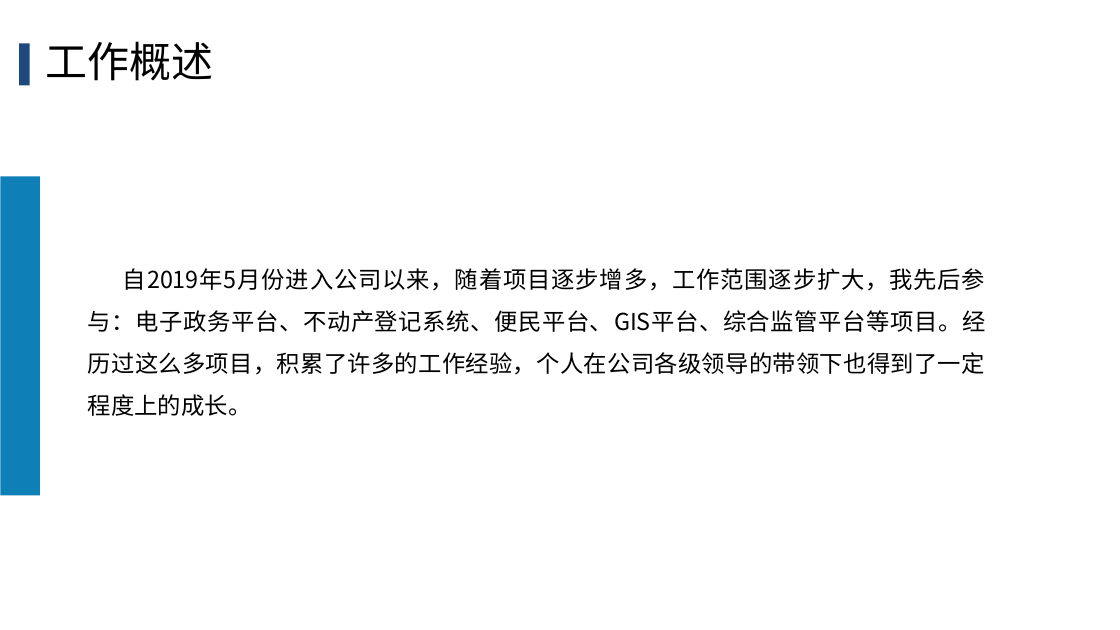
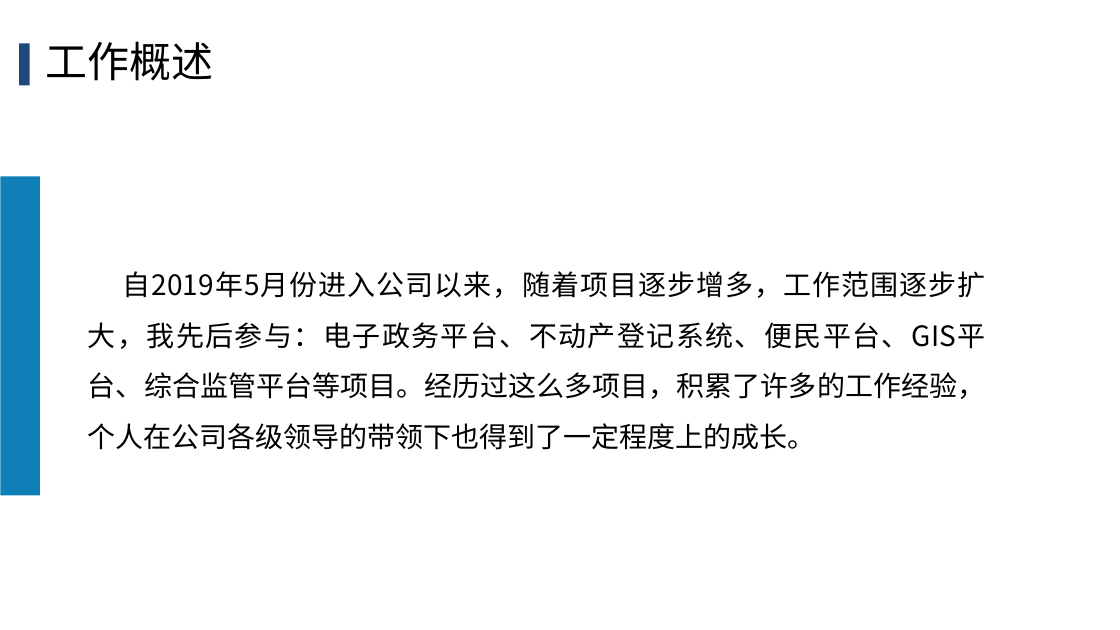
Before and after one commit to wellsmitch/accountpassword, a slide deck: slide 4 of upmoney/调薪申请汇报-宋玉彬.pptx. Drawn at 1120x630 pixels with LibreOffice and Linux fonts; fonts in the diff are those of the drawing. Boxes give left, top, right and bottom in pixels: in the first picture for what was removed or moved away, otherwise in the second. Text is boxed around its words. In the diff, an @@ line names an element or a change of style, - is before the commit and + after.

```diff
--- a/upmoney/调薪申请汇报-宋玉彬.pptx
+++ b/upmoney/调薪申请汇报-宋玉彬.pptx
@@ text "自2019年5月份进入公司以来，随着项目逐步增多，工作范围逐步扩大，我先后参与：电子政务平台、不动产登记系统、便民平台、 ..." at [88,271,986,450]: size 20 to 24 pt @@
```
Also in this commit, not shown: 3 other slides changed.
